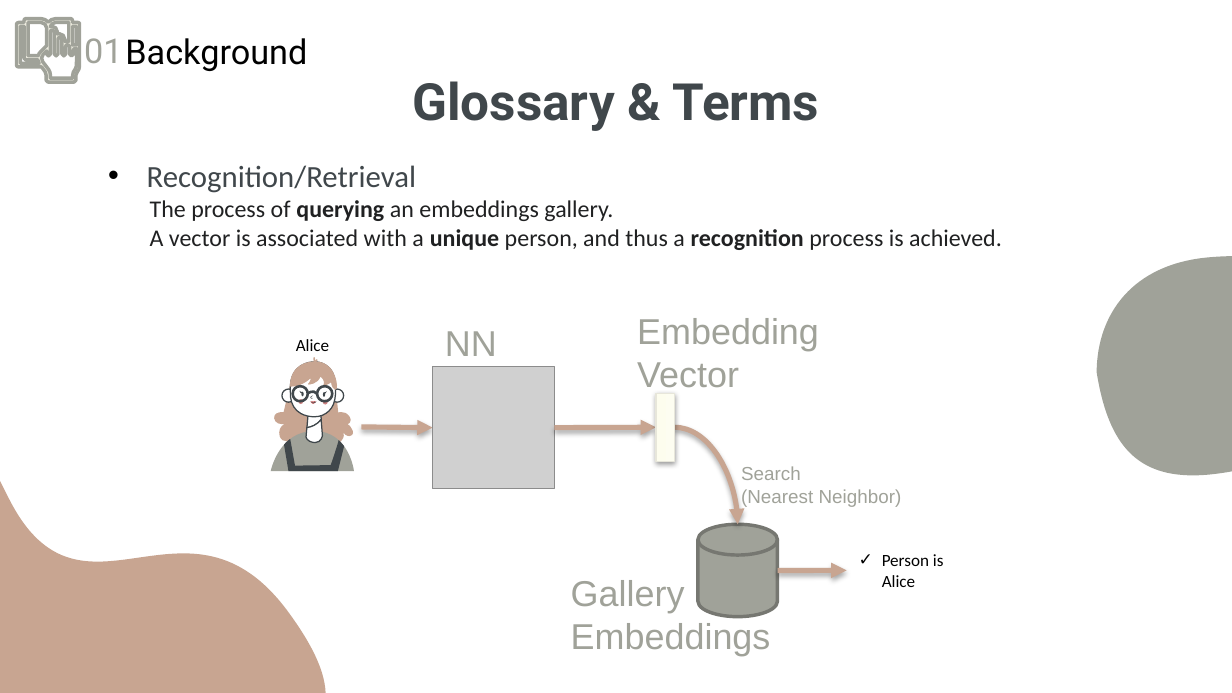
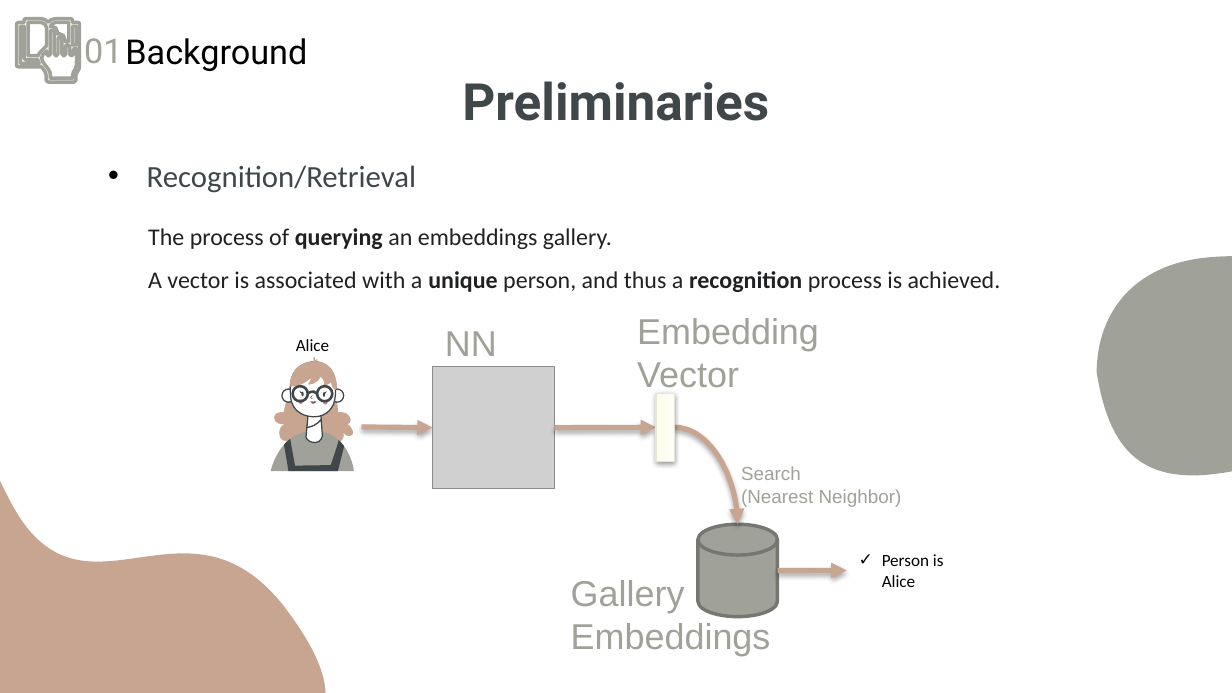
Before and after one commit to kariander1/FaceRecognition, a slide deck: slide 9 of Final Presentation.pptx. Drawn at 1232x693 pixels with LibreOffice and Linux fonts; fonts in the diff are those of the drawing; grey boxes stand for pictures. Boxes give left, top, right and bottom in pixels: in the first picture for what was removed or moved away, otherwise in the second. Text is boxed around its words. In the diff, an @@ line names an element or a change of style, - is before the commit and + after.

```diff
--- a/Final Presentation.pptx
+++ b/Final Presentation.pptx
@@ title at (462, 81, 769, 121): text changed @@
-Glossary & Terms
+Preliminaries
@@ text "The process of querying an ...": place and size @@
-text "The process of querying an ..." at (150, 200, 1002, 250)
+text "The process of querying an ..." at (148, 228, 1001, 292)
@@ text "The process of querying an ..." at (148, 228, 1001, 292): line spacing 1 to 1.5 @@
```
Also in this commit, not shown: 20 other slides changed, 3 slides added, 3 slides removed.
